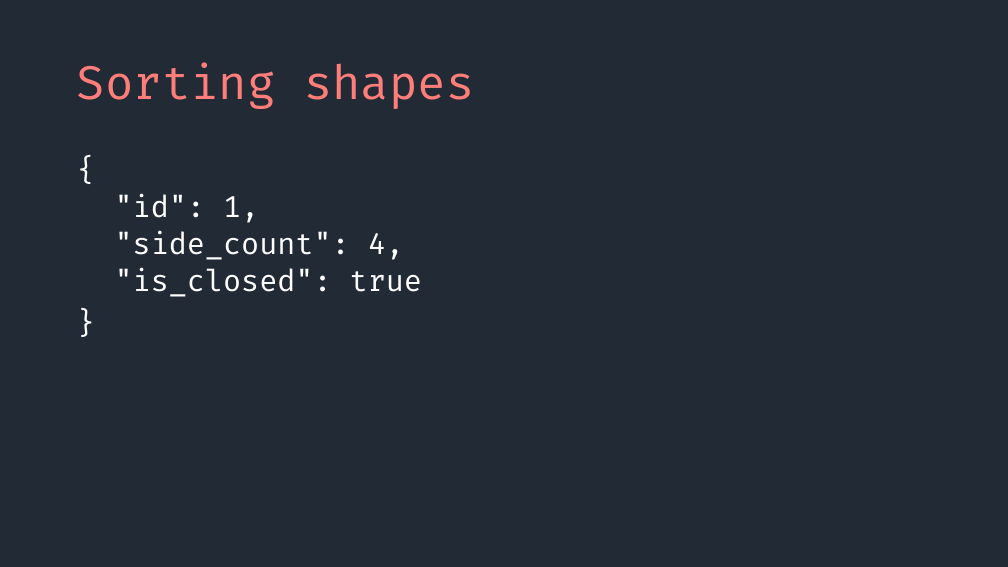
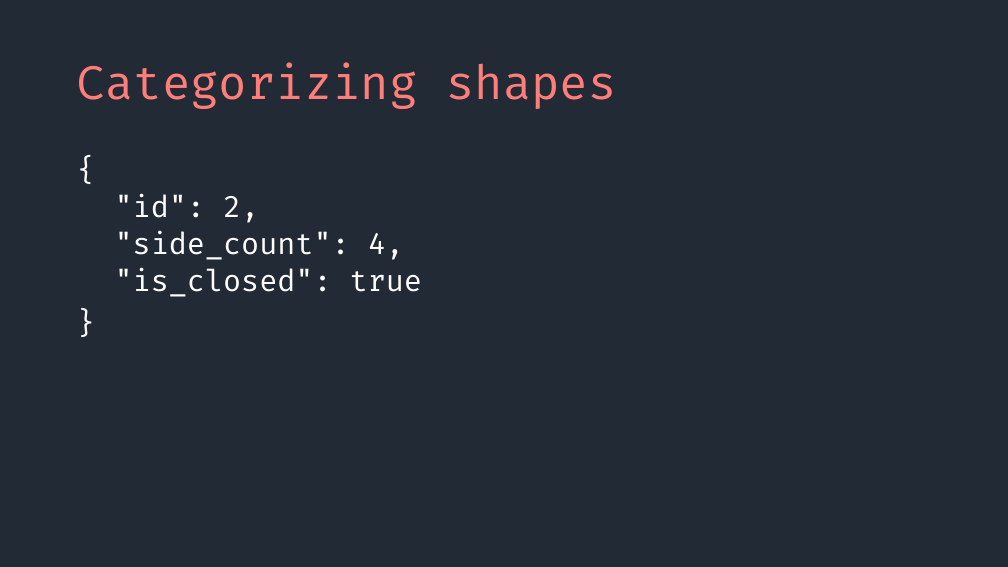
Before and after one commit to SeanMcP/college-career-day, a slide deck: slide 17 of presentation.pptx (slide 12 before the commit). Drawn at 1008x567 pixels with LibreOffice and Linux fonts; fonts in the diff are those of the drawing. Boxes give left, top, right and bottom in pixels: in the first picture for what was removed or moved away, otherwise in the second. Text is boxed around its words. In the diff, an @@ line names an element or a change of style, - is before the commit and + after.

```diff
--- a/presentation.pptx
+++ b/presentation.pptx
@@ title at [77, 62, 616, 109]: text changed @@
-Sorting shapes
+Categorizing shapes
@@ text at [115, 193, 259, 223]: text changed @@
-  "id": 1,
+  "id": 2,
```
Also in this commit, not shown: 8 other slides changed, 17 slides added.
